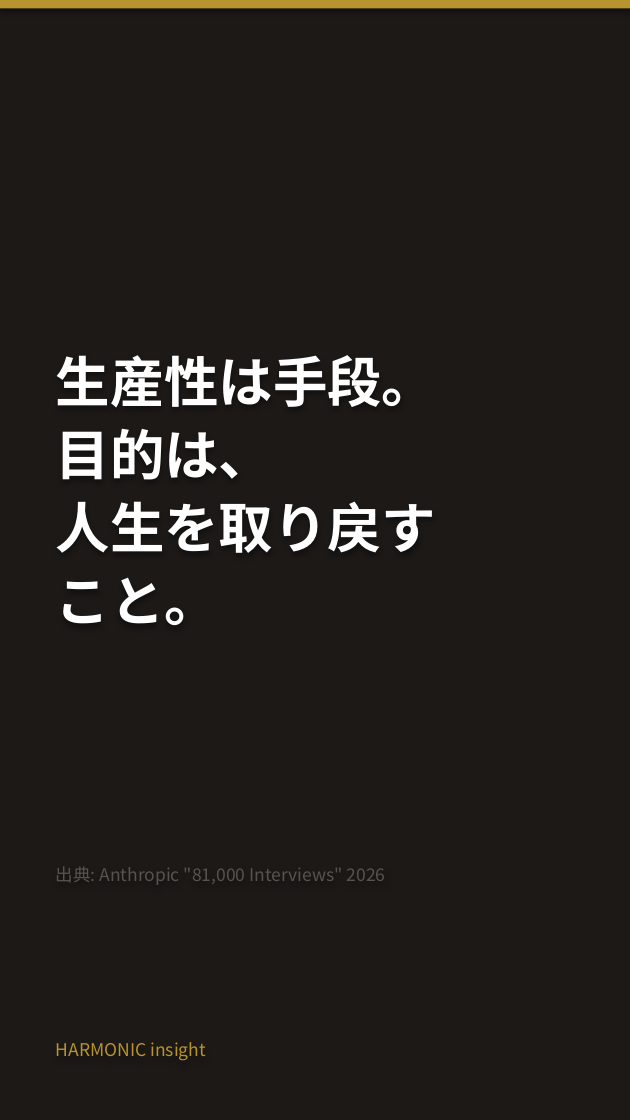
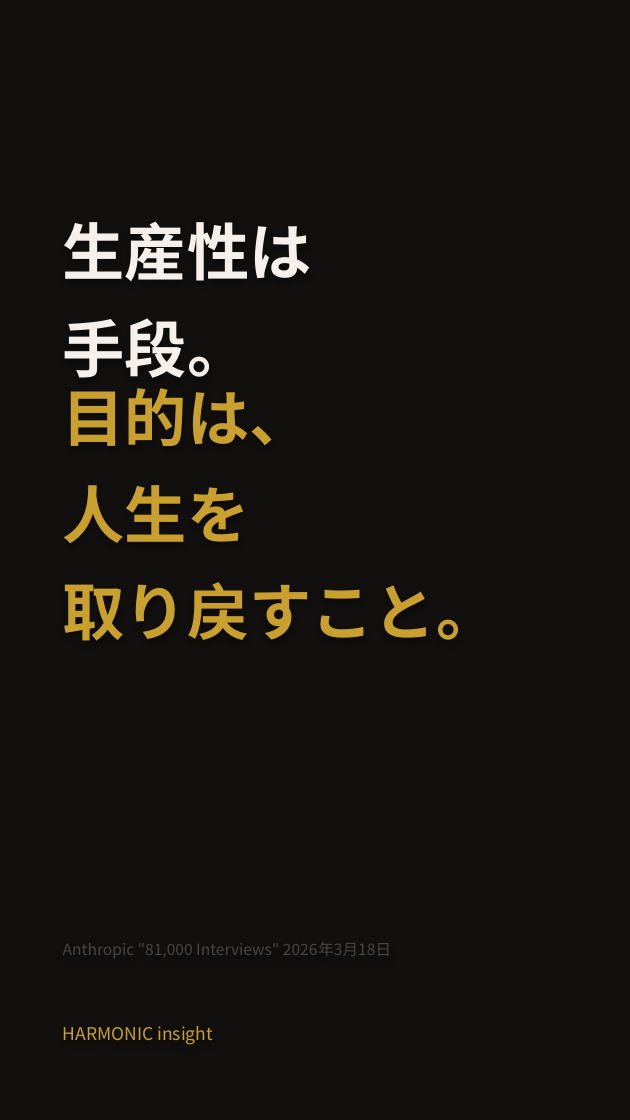
Before and after one commit to HarmonicInsight/harmonic-marketing, a slide deck: slide 5 of content/youtube/shorts/SHORT_NEWS_01_anthropic_freedom.pptx. Drawn at 630x1120 pixels with LibreOffice and Linux fonts; fonts in the diff are those of the drawing. Boxes give left, top, right and bottom in pixels: in the first picture for what was removed or moved away, otherwise in the second. Text is boxed around its words. In the diff, an @@ line names an element or a change of style, - is before the commit and + after.

```diff
--- a/content/youtube/shorts/SHORT_NEWS_01_anthropic_freedom.pptx
+++ b/content/youtube/shorts/SHORT_NEWS_01_anthropic_freedom.pptx
@@ background #1C1917 to #12100E @@
@@ rectangle removed at box(0, 0, 630, 8) @@
@@ text added at box(63, 221, 312, 378), 32 pt, text #F5F0EB, bold @@
+生産性は
+手段。
@@ text at box(56, 355, 437, 407): paragraph removed @@
-生産性は手段。
@@ text "目的は、": place and size @@
-text "目的は、" at box(56, 355, 437, 625)
+text "目的は、" at box(63, 388, 499, 641)
@@ text at box(63, 388, 312, 446): size 28 to 32 pt, text colour #FFFFFF to #C9A02D in "目的は、"; line spacing 1 to 1.3; less space between paragraphs @@
@@ text at box(63, 485, 499, 641): text changed; size 28 to 32 pt; text colour #FFFFFF to #C9A02D @@
-人生を取り戻す
-こと。
+人生を
+取り戻すこと。
@@ text at box(63, 942, 391, 958): text changed; size 9 to 8 pt; text colour #57534E to #4A4540 @@
-出典: Anthropic "81,000 Interviews" 2026
+Anthropic "81,000 Interviews" 2026年3月18日
@@ text "HARMONIC insight": place and size @@
-text "HARMONIC insight" at box(56, 1042, 206, 1061)
+text "HARMONIC insight" at box(63, 1026, 213, 1045)
@@ text "HARMONIC insight" at box(63, 1026, 213, 1045): text colour #B8942F to #C9A02D; line spacing 1 to 1.3 @@
```
Also in this commit, not shown: 4 slides added, 4 slides removed, 3 other files.
